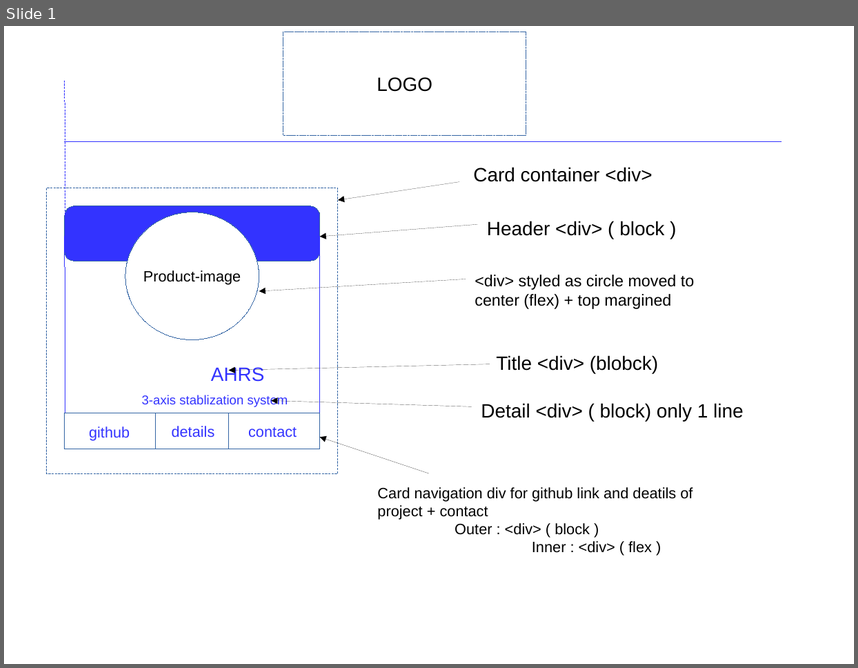
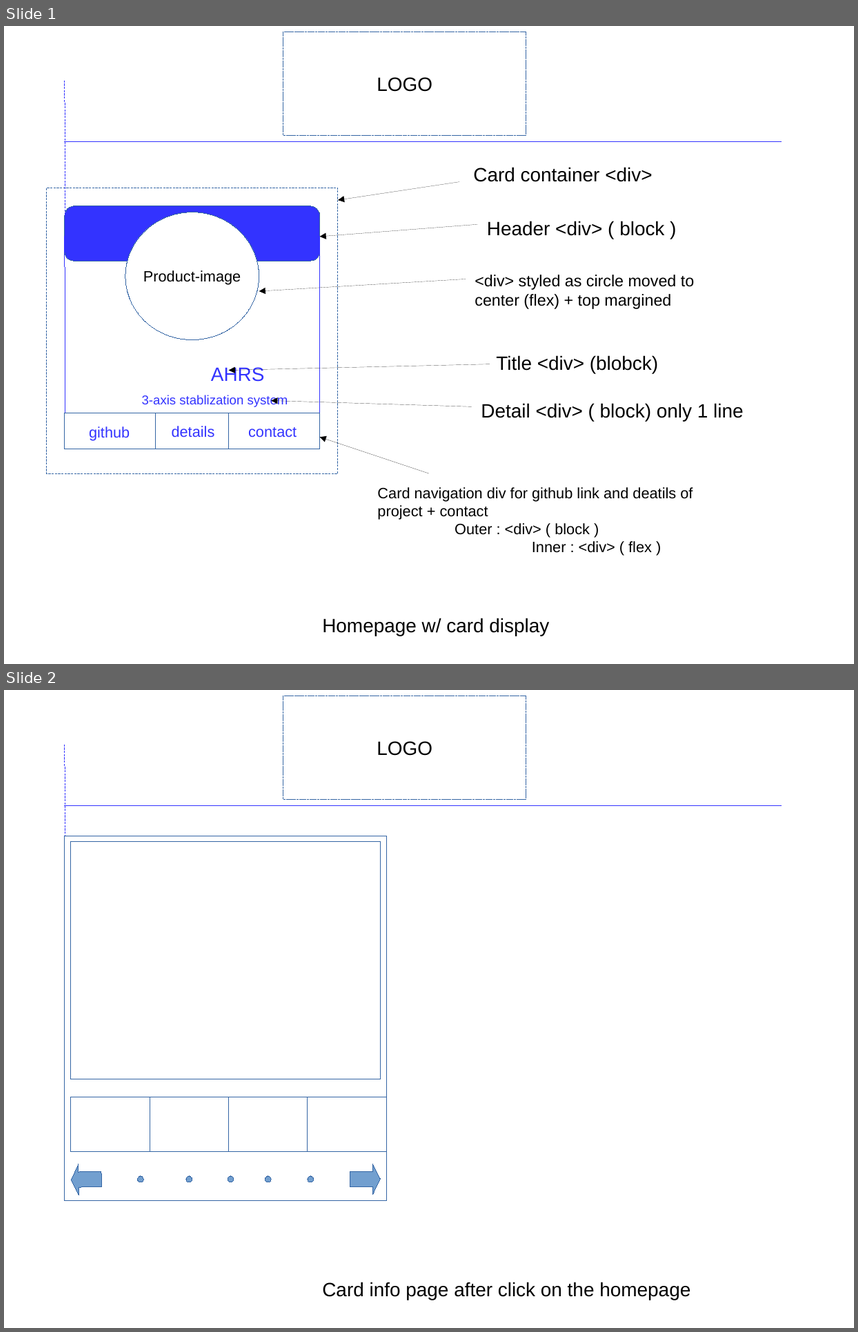
Before and after one commit to RaviPrasadWA/ProjectDisplay, a slide deck: planning-1.odp. Shown one above the other, each under a label of ours: slide 1 before the commit, slides 1 and 2 after it. The pictures are 858x668 and 858x1332 pixels, drawn with LibreOffice and Linux fonts; fonts in the diff are those of the drawing. Boxes give left, top, right and bottom in pixels: in the first picture for what was removed or moved away, otherwise in the second. Text is boxed around its words. In the diff, an @@ line names an element or a change of style, - is before the commit and + after.

```diff
--- a/planning-1.odp
+++ b/planning-1.odp
@@ slide 2 added at [4, 690, 854, 1328], background #FFFFFF @@
@@ rectangle added at [283, 696, 526, 800], fill #FFFFFF, outline #3465A4 0 pt, 18 pt, text #000000 @@
+LOGO
@@ line added from (65, 745) to (65, 903), #3333FF 0 pt @@
@@ line added from (65, 806) to (782, 806), #3333FF 0 pt @@
@@ rectangle added at [65, 836, 387, 1200], fill #FFFFFF, outline #3465A4 0 pt @@
@@ rectangle added at [71, 842, 381, 1078], fill #FFFFFF, outline #3465A4 0 pt @@
@@ rectangle added at [71, 1097, 150, 1152], fill #FFFFFF, outline #3465A4 0 pt @@
@@ rectangle added at [150, 1097, 228, 1152], fill #FFFFFF, outline #3465A4 0 pt @@
@@ rectangle added at [228, 1097, 307, 1152], fill #FFFFFF, outline #3465A4 0 pt @@
@@ rectangle added at [308, 1097, 387, 1152], fill #FFFFFF, outline #3465A4 0 pt @@
@@ left arrow added at [71, 1163, 101, 1194], fill #729FCF, outline #3465A4 0 pt @@
@@ left arrow added at [350, 1163, 381, 1194], fill #729FCF, outline #3465A4 0 pt @@
@@ ellipse added at [137, 1176, 143, 1182], fill #729FCF, outline #3465A4 0 pt @@
@@ ellipse added at [186, 1176, 192, 1182], fill #729FCF, outline #3465A4 0 pt @@
@@ ellipse added at [228, 1176, 234, 1182], fill #729FCF, outline #3465A4 0 pt @@
@@ ellipse added at [266, 1176, 272, 1182], fill #729FCF, outline #3465A4 0 pt @@
@@ ellipse added at [308, 1176, 314, 1182], fill #729FCF, outline #3465A4 0 pt @@
@@ text added at [322, 1281, 691, 1299], 18 pt, text #000000 @@
+Card info page after click on the homepage
@@ slide 1 changed as well @@
@@ text added at [322, 617, 549, 635], 18 pt, text #000000 @@
+Homepage w/ card display
```
Also in this commit, not shown: 1 slide removed.
